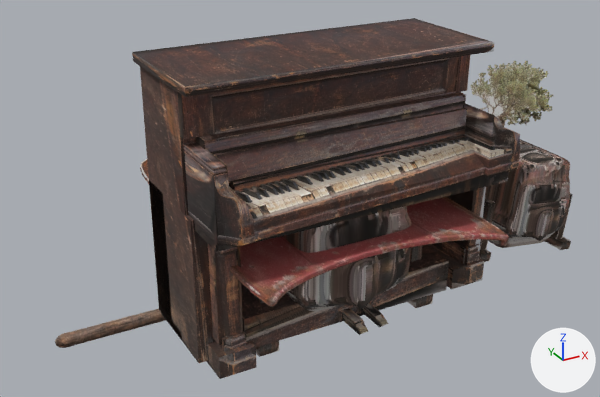
One commit to the glTF model public/assets/models/wasteland/scablands/crew-favours.glb: the scene before it, then after it.
The view is the same before and after, from a 50 mm lens placed at (-1.83, -3.38, 2.14), pointed at (0.04, 0.01, 0.45). The axes (+X, +Y, +Z) are drawn at lower right. The lights are the same throughout. The first picture is the older version. Where no turn or scale is listed for an object, it has been applied to the vertices.

In view in the first picture: 'jax-harpoon', 'open-engine', 'open-engine-stand', 'piano-upright', 'regret-bonnet', 'regret-engine-leaves', 'regret-engine-open-engine', 'regret-engine-open-engine-stand'.
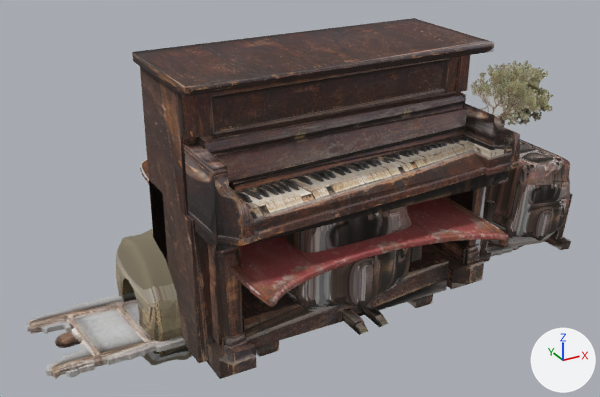
Diff of the bpy script that builds the scene:
```diff
--- a/public/assets/models/wasteland/scablands/crew-favours.glb.py
+++ b/public/assets/models/wasteland/scablands/crew-favours.glb.py
@@ img_ww_dune_ladder @@
+img_ww_dune_ladder = load_image('ww-dune-ladder', '_unpacked/ww-dune-ladder', 768, 256, 'sRGB')
@@ img_ww_dune_bedroll @@
+img_ww_dune_bedroll = load_image('ww-dune-bedroll', '_unpacked/ww-dune-bedroll', 768, 256, 'sRGB')
@@ mat_photo___ww_dune_ladder @@
+mat_photo___ww_dune_ladder = principled_material('Photo / ww-dune-ladder')
+mat_photo___ww_dune_ladder.texture = img_ww_dune_ladder
+mat_photo___ww_dune_ladder.roughness = 0.9
@@ mat_photo___ww_dune_bedroll @@
+mat_photo___ww_dune_bedroll = principled_material('Photo / ww-dune-bedroll')
+mat_photo___ww_dune_bedroll.texture = img_ww_dune_bedroll
+mat_photo___ww_dune_bedroll.roughness = 0.9
@@ me_dune_ladder @@
+me_dune_ladder.from_pydata(...)  # 780 vertices, 1516 faces; spans x -1.35..1.35, y -0.35..0.35, z 0.03..0.05
+me_dune_ladder.materials.append(mat_photo___ww_dune_ladder)  # picture img_ww_dune_ladder
@@ me_dune_camp_bedroll @@
+me_dune_camp_bedroll.from_pydata(...)  # 1116 vertices, 2208 faces; spans x -0.885..0.025, y -0.338..0.338, z -0.233..0.442
+me_dune_camp_bedroll.materials.append(mat_photo___ww_dune_bedroll)  # picture img_ww_dune_bedroll
@@ ob_dune_ladder @@
+ob_dune_ladder = bpy.data.objects.new('dune-ladder', me_dune_ladder)
+ob_dune_ladder.location = (0.0, 0.0, 0.0)
@@ ob_dune_camp_bedroll @@
+ob_dune_camp_bedroll = bpy.data.objects.new('dune-camp-bedroll', me_dune_camp_bedroll)
+ob_dune_camp_bedroll.location = (0.0, 0.0, 0.0)
```

Where the change shows, as pixel boxes (x1, y1, x2, y2) in the pictures (600 x 397 px):
'dune-ladder', added (mostly hidden): after (26, 241, 524, 379)
'dune-camp-bedroll', added (brown): after (116, 228, 193, 365)
'jax-harpoon', unchanged, covered by the edit: before (55, 309, 166, 348); after (55, 332, 81, 348)
